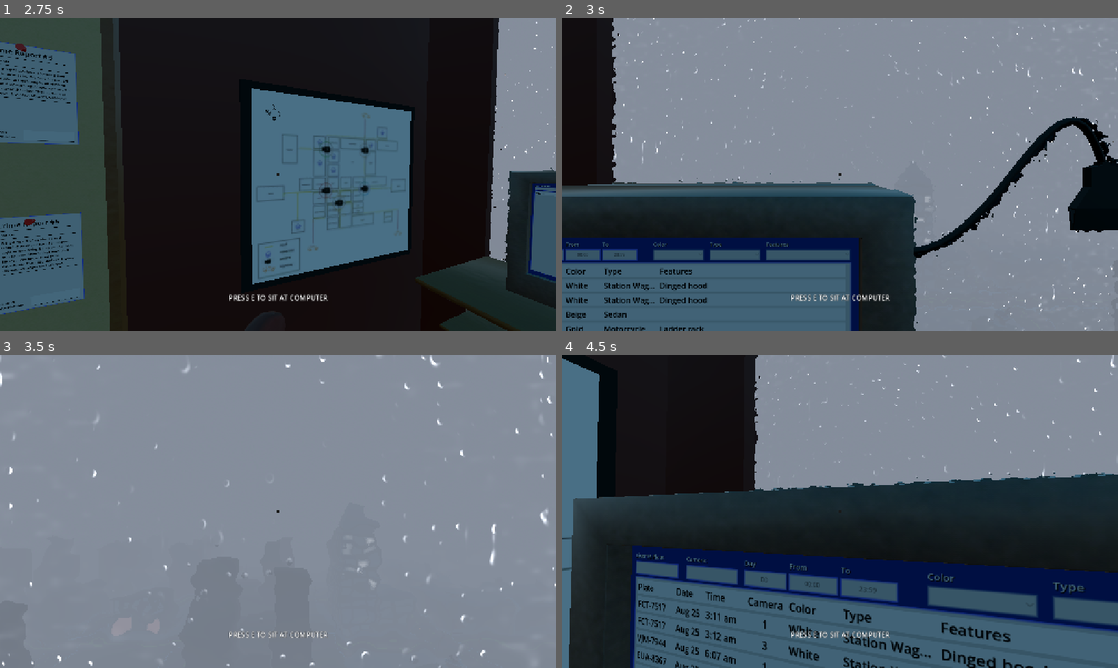
Above: before the commit, frames 1-4 (two rows, left to right).
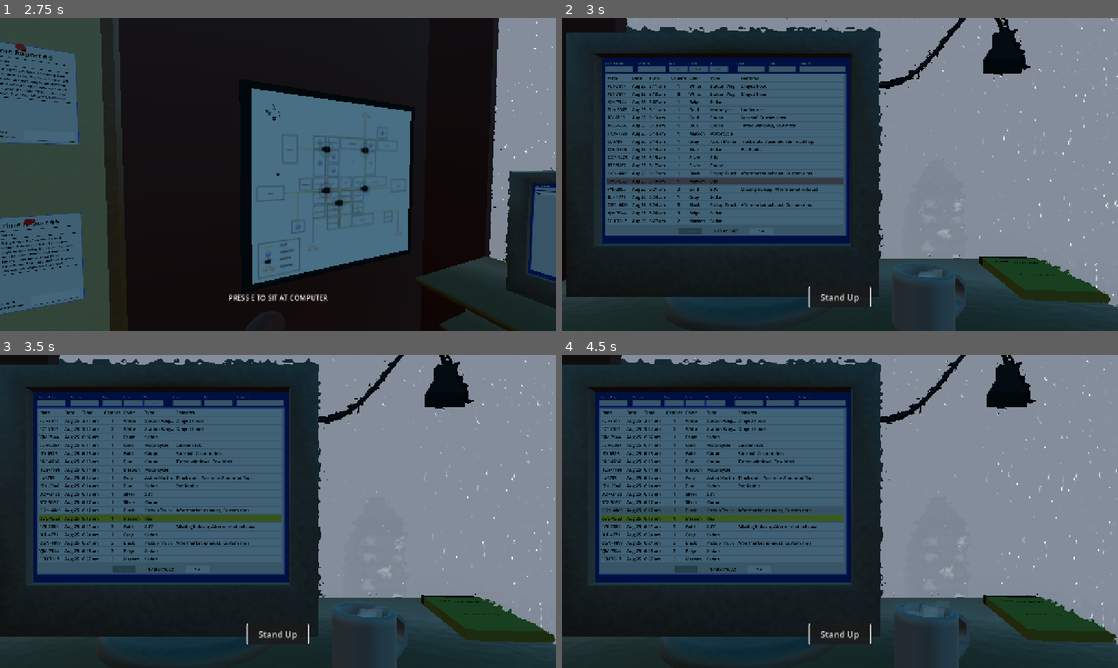
Above: after the commit, the same moments.

Repository: Ciph3rzer0/brackeys-2026.2-trust-no-one
Game: Godot game, scene res://scenes/city.tscn
The game is run twice, just before and just after one commit, with the same random seed, the same clock (stepped at 60 frames per second) and the same inputs.
Inputs (mouse positions are in pixels of both pictures, inside the frame that each line leads up to):
- Up to frame 1 (2.75 s): tap Enter at 0.5 s; move the mouse to (400, 158) at 0.52 s; hold D (pc_right) 0.53-1.28 s; hold E (pc_interact) 0.53-1.28 s; click (400, 158) at 0.67 s; tap Space at 0.77, 1.07, 1.52, 1.82 s; move the mouse to (250, 174) at 1.27 s; hold W (pc_forward) from 1.28 s (still down); tap Ctrl at 1.35 s; move the mouse to (289, 168) at 2.02 s; hold Shift from 2.03 s (still down)
- Up to frame 2 (3 s): keep holding W (pc_forward); tap E (pc_interact) at 2.75, 2.85 s; move the mouse to (834, 180) at 2.77 s; release Shift at 2.78 s; click (834, 180) at 2.92 s
- Up to frame 3 (3.5 s): keep holding W (pc_forward); tap Space at 3.02, 3.32 s
- Up to frame 4 (4.5 s): keep holding W (pc_forward); tap E (pc_interact) at 3.5, 4.25 s; move the mouse to (878, 514) at 3.52 s; hold Ctrl 3.53-4.28 s; tap Space at 3.77, 4.07 s; move the mouse to (795, 508) at 4.27 s; tap Shift at 4.35 s

Frame 1 is identical in both runs. In frame 2, 63% of the frame differs, in the area x 0-100%, y 0-100%; in frame 3, 67%; in frame 4, 75%.

Commit message:
feat: get rid of wasd dismount while seated (inconsistent)

Diff:
--- a/scripts/player.gd
+++ b/scripts/player.gd
@@ -311,11 +311,6 @@
 func _physics_process(delta: float) -> void:
 	var input_dir = Input.get_vector( "pc_right", "pc_left", "pc_back" ,"pc_forward")
 
-	# Preserve movement letters while a text field is active. Once text entry
-	# finishes, the same movement press stands the player up and moves them.
-	if _mounted_object and !input_dir.is_zero_approx() and !_has_focused_text_input():
-		dismount()
-
 	# No player movement while mounted
 	if _mounted_object: return
 
